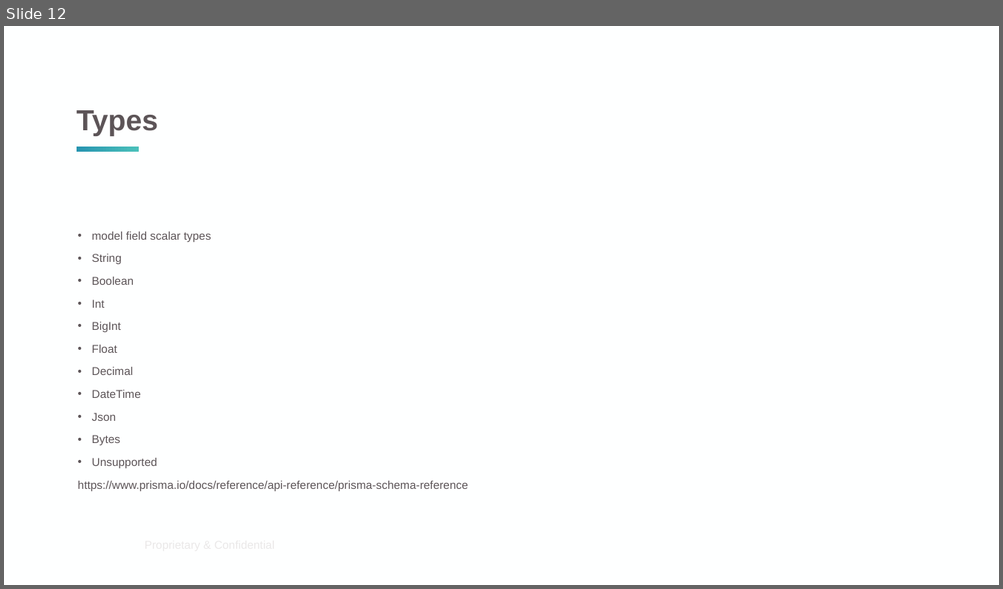
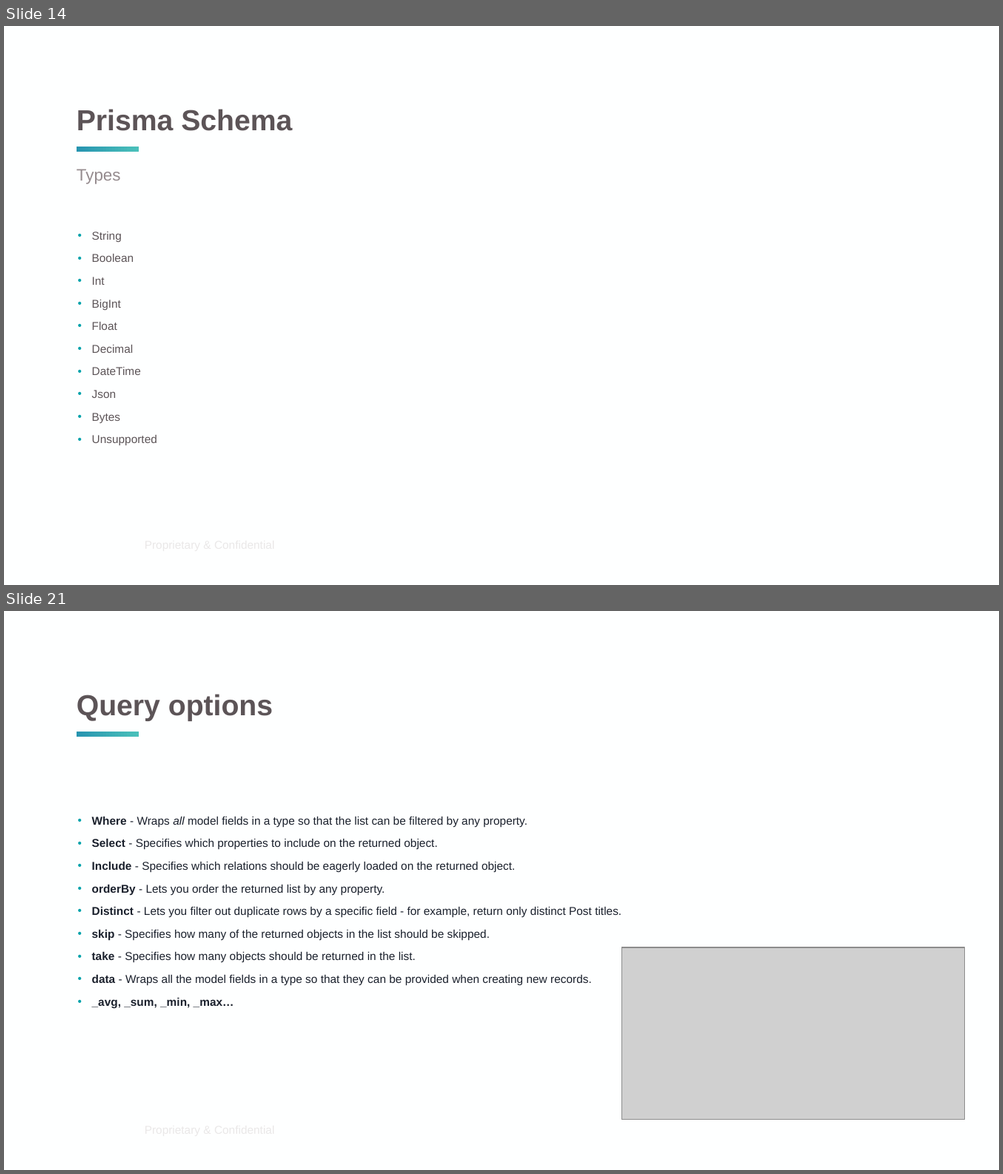
Before and after one commit to pedrompeixoto/nestjs-presentation, a slide deck: data_persistence.pptx. Shown one above the other, each under a label of ours: slide 12 before the commit, slides 14 and 21 after it; the slides between them are not shown. The pictures are 1003x589 and 1003x1174 pixels, drawn with LibreOffice and Linux fonts; fonts in the diff are those of the drawing; grey boxes stand for pictures; background and template pictures are left out. Boxes give left, top, right and bottom in pixels: in the first picture for what was removed or moved away, otherwise in the second. Text is boxed around its words. In the diff, an @@ line names an element or a change of style, - is before the commit and + after.

```diff
--- a/data_persistence.pptx
+++ b/data_persistence.pptx
@@ slide 21 added at (4,611,999,1170), background #FEFFFF; not listed: 2 template elements that a slide beside it also shows @@
@@ title added at (77,694,273,721), 28 pt, text #5C5457, bold @@
+Query options
@@ text added at (92,817,621,1008), 11 pt, text #1A202C @@
+• Where - Wraps all model fields in a type so that the list can be filtered by any property.
+• Select - Specifies which properties to include on the returned object.
+• Include - Specifies which relations should be eagerly loaded on the returned object.
+• orderBy - Lets you order the returned list by any property.
+• Distinct - Lets you filter out duplicate rows by a specific field - for example, return only distinct Post titles.
+• skip - Specifies how many of the returned objects in the list should be skipped.
+• take - Specifies how many objects should be returned in the list.
+• data - Wraps all the model fields in a type so that they can be provided when creating new records.
+• _avg, _sum, _min, _max…
@@ picture added at (622,948,965,1120) @@
@@ what was slide 12 is now slide 14 @@
@@ slide 14 changed as well @@
@@ title at (77,109,292,131): text changed @@
-Types
+Prisma Schema
@@ text added at (77,169,121,184), 16 pt, text #958B8E @@
+Types
@@ text at (92,232,211,242): paragraph removed @@
-• model field scalar types
@@ text at (78,481,468,491): paragraph removed @@
-https://www.prisma.io/docs/reference/api-reference/prisma-schema-reference
```
Also in this commit, not shown: 13 other slides changed, 12 other slides added, 2 slides removed, 13 other files.
